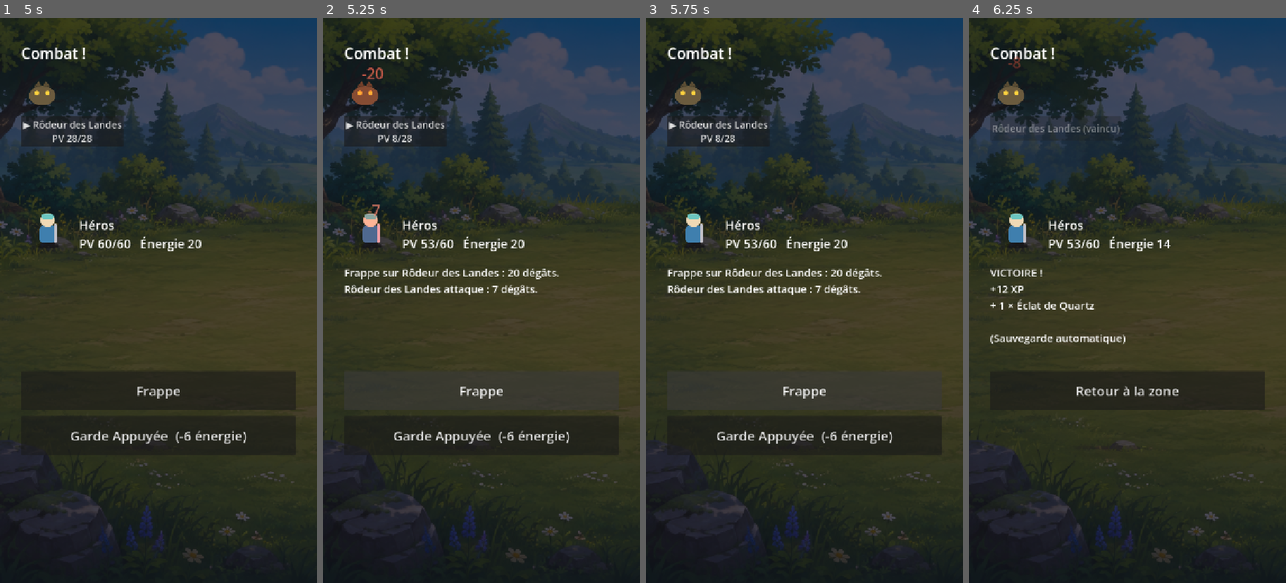
Above: before the commit, frames 1-4 (left to right).
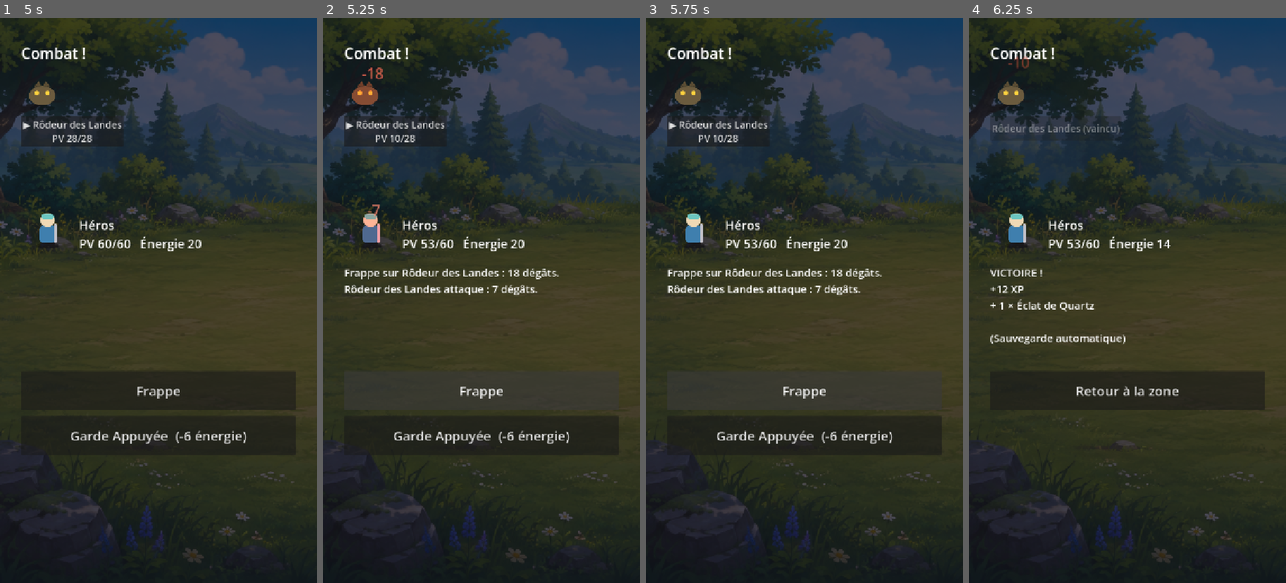
Above: after the commit, the same moments.

Repository: bodji27200-web/mon-jeux-aethric-
Game: Godot game, scene res://scenes/boot/Boot.tscn
Two runs of this game, one before a commit and one after it. Both use one fixed random seed, a clock stepped at 60 frames per second and the inputs below.
Inputs (mouse positions are in pixels of both pictures, inside the frame that each line leads up to):
- Up to frame 1 (5 s): click "Nouvelle partie" at 0.5 s; click "Sauvegarder" at 1.25 s; click "Sauvegarder" at 2 s; click "Sauvegarder" at 2.75 s; tap Enter at 3.5 s; move the mouse to (158, 300) at 3.52 s; click (158, 300) at 3.67 s; tap Space at 4.25 s; move the mouse to (95, 328) at 4.27 s; click (95, 328) at 4.42 s
- Up to frame 2 (5.25 s): click "Frappe" at 5 s
- Up to frame 3 (5.75 s): no input
- Up to frame 4 (6.25 s): click "Garde Appuyée (-6 énergie)" at 5.75 s

Frame 1 is identical in both runs. In frame 2, 0.2% of the frame differs, in the area x 13-62%, y 8-46%; in frame 3, 0.1%; in frame 4, less than 0.1%.

Commit message:
Lot 6: coup critique & esquive (stats de combat)
- Nouvelles stats: crit_chance, crit_mult, dodge_chance (data-driven, classe + monstres)
- resolve_attack() centralise: esquive -> degats -> critique (avec log dedie)
- Larve Spectrale rendue evasive (dodge 12), heros 8% crit / 5% esquive
- Croissance de crit_chance par niveau
- Test deterministe crit/esquive (meme graine, x2 verifie)
- 38 tests headless OK + export Web OK

Co-Authored-By: Claude Opus 4.8 <noreply@anthropic.com>
Claude-Session: https://claude.ai/code/session_01VH1UReXnyryPA3ARJvwmeW

Diff:
--- a/data/classes/sentinelle.json
+++ b/data/classes/sentinelle.json
@@ -3,8 +3,8 @@
   "display_name": "Sentinelle de Fer",
   "description": "Combattante robuste qui tient la ligne de front.",
   "sprite": "res://assets/sprites/hero.svg",
-  "base_stats": { "hp": 60, "mana": 20, "attack": 12, "defense": 8, "speed": 7 },
-  "growth_per_level": { "hp": 8, "mana": 2, "attack": 2, "defense": 2, "speed": 1 },
+  "base_stats": { "hp": 60, "mana": 20, "attack": 12, "defense": 8, "speed": 7, "crit_chance": 8, "crit_mult": 1.5, "dodge_chance": 5 },
+  "growth_per_level": { "hp": 8, "mana": 2, "attack": 2, "defense": 2, "speed": 1, "crit_chance": 1 },
   "starting_skills": ["skl_frappe", "skl_garde_appuyee"],
   "skill_unlocks": [
     { "level": 2, "skill_id": "skl_onde_corrosive" }
--- a/data/monsters/larve_spectrale.json
+++ b/data/monsters/larve_spectrale.json
@@ -3,7 +3,7 @@
   "display_name": "Larve Spectrale",
   "description": "Créature rapide et fragile, surgie des brumes.",
   "sprite": "res://assets/sprites/larve_spectrale.svg",
-  "stats": { "hp": 18, "mana": 0, "attack": 6, "defense": 1, "speed": 11 },
+  "stats": { "hp": 18, "mana": 0, "attack": 6, "defense": 1, "speed": 11, "crit_chance": 5, "dodge_chance": 12 },
   "skills": ["skl_frappe"],
   "loot_table_id": "loot_lande",
   "xp_reward": 9
--- a/data/monsters/rodeur_landes.json
+++ b/data/monsters/rodeur_landes.json
@@ -3,7 +3,7 @@
   "display_name": "Rôdeur des Landes",
   "description": "Petite créature hostile qui erre dans les herbes hautes.",
   "sprite": "res://assets/sprites/rodeur_landes.svg",
-  "stats": { "hp": 28, "mana": 0, "attack": 8, "defense": 3, "speed": 5 },
+  "stats": { "hp": 28, "mana": 0, "attack": 8, "defense": 3, "speed": 5, "crit_chance": 3, "dodge_chance": 3 },
   "skills": ["skl_frappe"],
   "loot_table_id": "loot_lande",
   "xp_reward": 12
--- a/scripts/combat/CombatEngine.gd
+++ b/scripts/combat/CombatEngine.gd
@@ -28,6 +28,9 @@
 		"attack": int(hero_state["stats"].get("attack", 1)),
 		"defense": int(hero_state["stats"].get("defense", 0)),
 		"speed": int(hero_state["stats"].get("speed", 0)),
+		"crit_chance": float(hero_state["stats"].get("crit_chance", 0)),
+		"crit_mult": float(hero_state["stats"].get("crit_mult", 1.5)),
+		"dodge_chance": float(hero_state["stats"].get("dodge_chance", 0)),
 		"skills": hero_state.get("skills", []),
 		"statuses": [],
 	}
@@ -45,6 +48,9 @@
 			"attack": int(s.get("attack", 1)),
 			"defense": int(s.get("defense", 0)),
 			"speed": int(s.get("speed", 0)),
+			"crit_chance": float(s.get("crit_chance", 0)),
+			"crit_mult": float(s.get("crit_mult", 1.5)),
+			"dodge_chance": float(s.get("dodge_chance", 0)),
 			"xp_reward": int(m.get("xp_reward", 0)),
 			"loot_table_id": m.get("loot_table_id", ""),
 			"statuses": [],
@@ -96,9 +102,13 @@
 
 func _enemy_act(idx: int) -> void:
 	var e: Dictionary = enemies[idx]
-	var dmg := compute_damage(8, e, hero)
-	hero["hp"] = max(0, hero["hp"] - dmg)
-	log_lines.append("%s attaque : %d dégâts." % [e["name"], dmg])
+	var res := resolve_attack(8, e, hero)
+	if res["dodged"]:
+		log_lines.append("Héros esquive l'attaque de %s !" % e["name"])
+		return
+	hero["hp"] = max(0, hero["hp"] - int(res["damage"]))
+	log_lines.append("%s attaque : %d dégâts%s." % [
+		e["name"], int(res["damage"]), "  CRITIQUE !" if res["crit"] else ""])
 	if hero["hp"] <= 0:
 		log_lines.append("Héros est tombé...")
 
@@ -120,10 +130,15 @@
 		return false
 	hero["mana"] -= cost
 	if int(skill.get("power", 0)) > 0 and skill.get("effect_type", "") == "damage":
-		var dmg := compute_damage(int(skill.get("power", 0)), hero, enemies[target])
-		enemies[target]["hp"] = max(0, enemies[target]["hp"] - dmg)
-		log_lines.append("%s sur %s : %d dégâts." % [
-			skill.get("display_name", skill_id), enemies[target]["name"], dmg])
+		var res := resolve_attack(int(skill.get("power", 0)), hero, enemies[target])
+		if res["dodged"]:
+			log_lines.append("%s esquive %s !" % [
+				enemies[target]["name"], skill.get("display_name", skill_id)])
+		else:
+			enemies[target]["hp"] = max(0, enemies[target]["hp"] - int(res["damage"]))
+			log_lines.append("%s sur %s : %d dégâts%s." % [
+				skill.get("display_name", skill_id), enemies[target]["name"],
+				int(res["damage"]), "  CRITIQUE !" if res["crit"] else ""])
 	if enemies[target]["hp"] > 0:
 		_apply_status_effects(skill, enemies[target])
 	if enemies[target]["hp"] <= 0:
@@ -173,6 +188,17 @@
 	raw = max(1, raw)
 	var variance := rng.randi_range(-1, 1)
 	return max(1, raw + variance)
+
+## Résout une attaque complète : esquive éventuelle, dégâts, puis coup critique.
+## Renvoie { "damage": int, "dodged": bool, "crit": bool }.
+func resolve_attack(power: int, attacker: Dictionary, defender: Dictionary) -> Dictionary:
+	if rng.randf() * 100.0 < float(defender.get("dodge_chance", 0)):
+		return { "damage": 0, "dodged": true, "crit": false }
+	var dmg := compute_damage(power, attacker, defender)
+	var crit := rng.randf() * 100.0 < float(attacker.get("crit_chance", 0))
+	if crit:
+		dmg = max(1, int(round(dmg * float(attacker.get("crit_mult", 1.5)))))
+	return { "damage": dmg, "dodged": false, "crit": crit }
 
 ## Valeur d'une stat après application des modificateurs de statut (atk_down / def_down).
 func _effective_stat(actor: Dictionary, stat: String) -> int:
--- a/tests/TestRunner.gd
+++ b/tests/TestRunner.gd
@@ -13,6 +13,7 @@
 	_test_combat_group()
 	_test_turn_order()
 	_test_status_effects()
+	_test_crit_dodge()
 	_test_progression()
 	_test_loot()
 	_test_save_roundtrip()
@@ -94,6 +95,26 @@
 	var applied: bool = (not eng2.enemies[0]["statuses"].is_empty()) or eng2.enemies[0]["hp"] <= 0
 	_check("Onde Corrosive applique un statut", applied)
 
+func _test_crit_dodge() -> void:
+	print("- Critique & esquive")
+	var attacker := { "attack": 12, "crit_chance": 0.0, "crit_mult": 1.5, "dodge_chance": 0.0 }
+	var defender := { "defense": 3, "dodge_chance": 0.0 }
+	# Esquive garantie (dodge_chance 100).
+	var eng := CombatEngine.new(RNG.new(1))
+	var dodging := { "defense": 3, "dodge_chance": 100.0 }
+	var res_dodge := eng.resolve_attack(10, attacker, dodging)
+	_check("esquive à 100% -> attaque esquivée", res_dodge["dodged"])
+	_check("esquive -> 0 dégât", int(res_dodge["damage"]) == 0)
+	# Critique déterministe : même graine, avec/sans critique garanti.
+	var eng_a := CombatEngine.new(RNG.new(123))
+	var res_a := eng_a.resolve_attack(10, attacker, defender)
+	var crit_attacker := { "attack": 12, "crit_chance": 100.0, "crit_mult": 2.0, "dodge_chance": 0.0 }
+	var eng_b := CombatEngine.new(RNG.new(123))
+	var res_b := eng_b.resolve_attack(10, crit_attacker, defender)
+	_check("sans critique -> pas de crit", not res_a["crit"])
+	_check("crit_chance 100% -> coup critique", res_b["crit"])
+	_check("le critique applique x2", int(res_b["damage"]) == int(round(int(res_a["damage"]) * 2.0)))
+
 func _test_progression() -> void:
 	print("- Progression (niveaux)")
 	GameState.new_game()
Not shown, changed: CLAUDE.md
Not shown, changed: docs/ROADMAP.md
